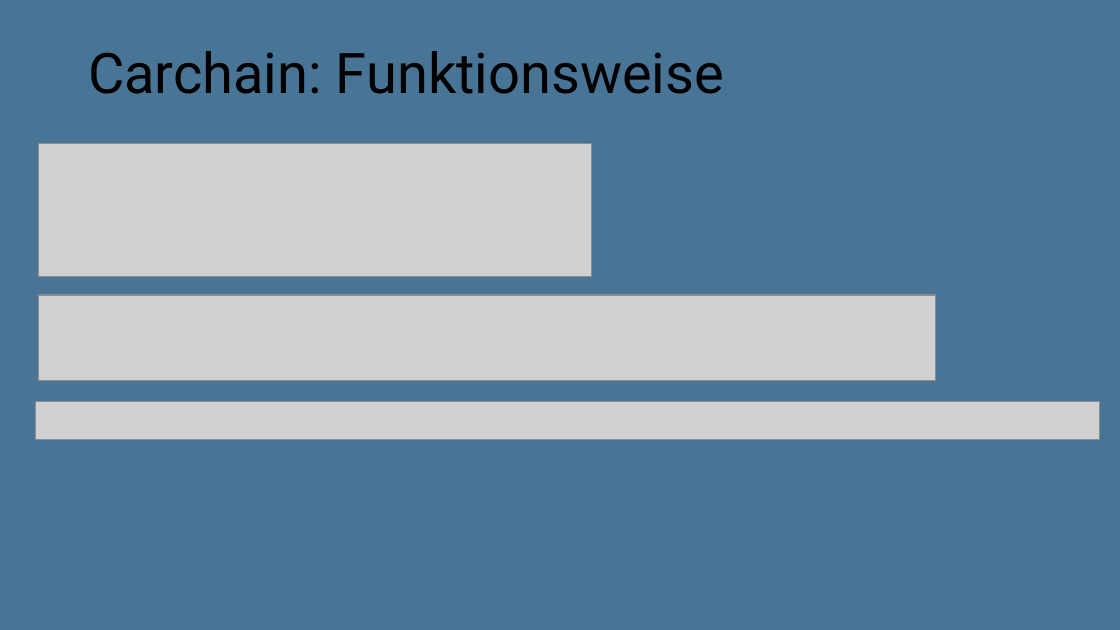
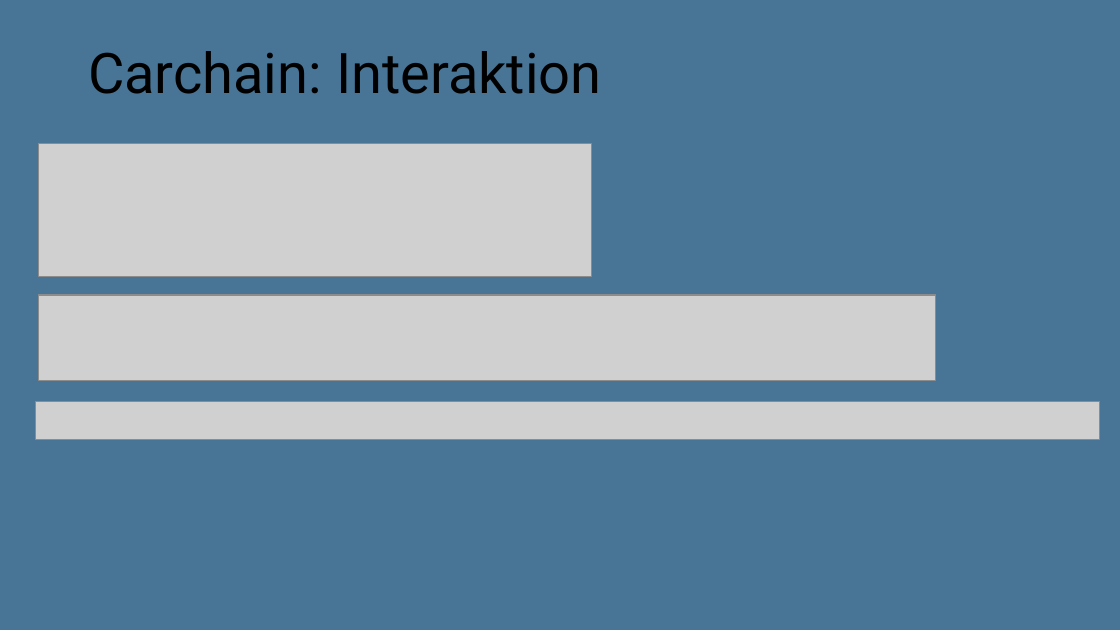
Before and after one commit to Tachmeton/Carchain, a slide deck: slide 33 of Präsentation/PräsiCarchain/Carchain Präsentation.pptx. Drawn at 1120x630 pixels with LibreOffice and Linux fonts; fonts in the diff are those of the drawing; grey boxes stand for pictures; background and template pictures are left out. Boxes give left, top, right and bottom in pixels: in the first picture for what was removed or moved away, otherwise in the second. Text is boxed around its words. In the diff, an @@ line names an element or a change of style, - is before the commit and + after.

```diff
--- a/Präsentation/PräsiCarchain/Carchain Präsentation.pptx
+++ b/Präsentation/PräsiCarchain/Carchain Präsentation.pptx
@@ title at bbox=[88, 51, 601, 94]: text changed @@
-Carchain: Funktionsweise
+Carchain: Interaktion
```
Also in this commit, not shown: 2 other slides changed.
